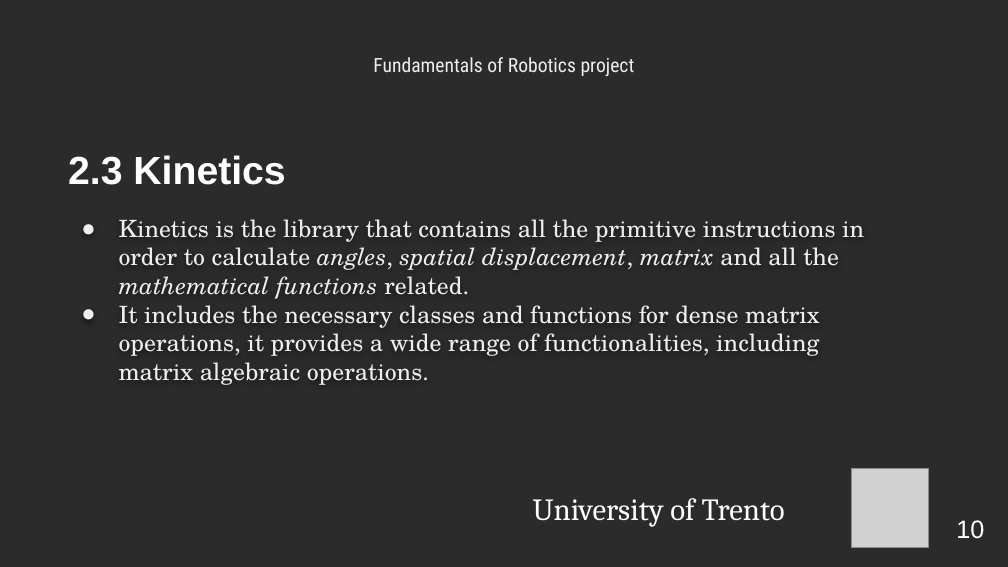
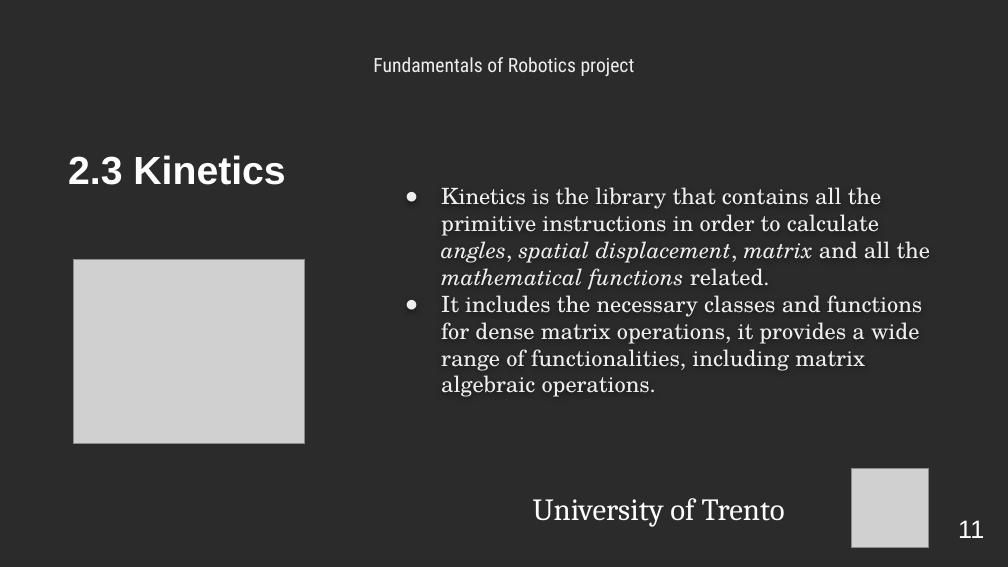
Before and after one commit to LordBions/Robotics_ICE23_UNITN, a slide deck: slide 11 of Documents/Robotics.pptx (slide 10 before the commit). Drawn at 1008x567 pixels with LibreOffice and Linux fonts; fonts in the diff are those of the drawing; grey boxes stand for pictures; background and template pictures are left out; a plain dark background stands for a picture behind light text. Boxes give left, top, right and bottom in pixels: in the first picture for what was removed or moved away, otherwise in the second. Text is boxed around its words. In the diff, an @@ line names an element or a change of style, - is before the commit and + after.

```diff
--- a/Documents/Robotics.pptx
+++ b/Documents/Robotics.pptx
@@ subtitle "Kinetics is the library that ...": place and size @@
-subtitle "Kinetics is the library that ..." at box(119, 219, 864, 385)
+subtitle "Kinetics is the library that ..." at box(441, 187, 930, 397)
@@ subtitle "Kinetics is the library that ..." at box(441, 187, 930, 397): size 17 to 16 pt; indent changed @@
@@ picture added at box(74, 259, 304, 444) @@
@@ page number at box(958, 520, 984, 538): text changed @@
-10
+11
```
Also in this commit, not shown: 15 other slides changed, 4 slides added, 6 other files.
